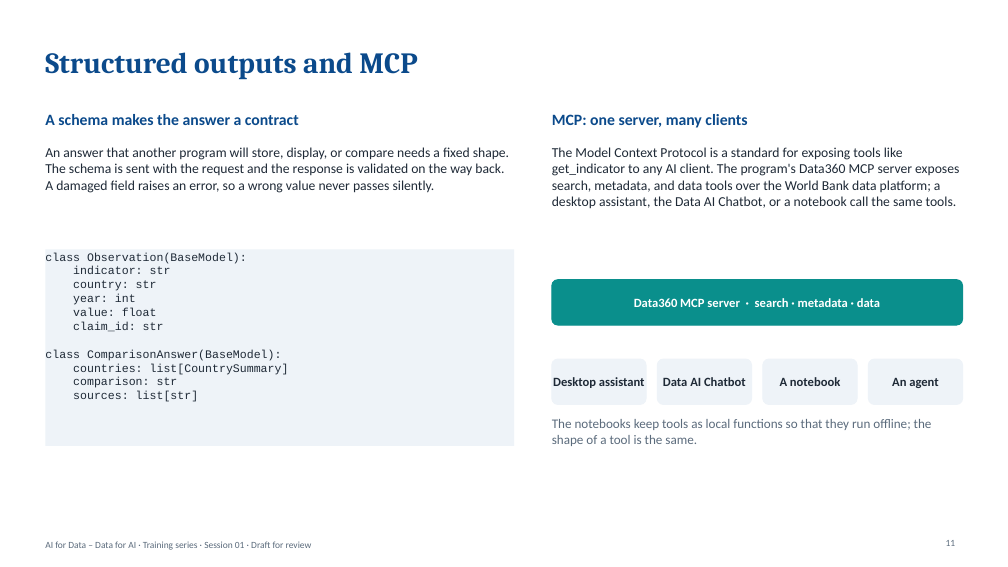
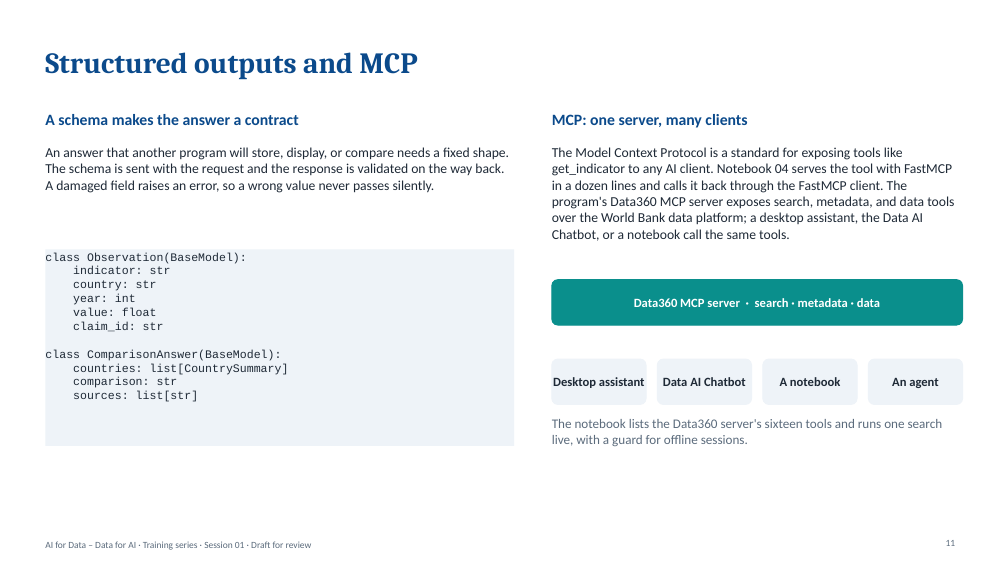
Before and after one commit to worldbank/ai4data, a slide deck: slide 11 of training/session-01-building-ai-applications/slides/deck.pptx. Drawn at 1008x567 pixels with LibreOffice and Linux fonts; fonts in the diff are those of the drawing. Boxes give left, top, right and bottom in pixels: in the first picture for what was removed or moved away, otherwise in the second. Text is boxed around its words. In the diff, an @@ line names an element or a change of style, - is before the commit and + after.

Commit message:
Session 01 rebuilt on popular libraries: LangChain for documents, splitting, embeddings, the vector store, prompts, tools, and structured output; LangGraph through create_agent for the agent loop with a recursion limit; FastMCP for the indicator server and client, with a live listing of the Data360 MCP server's tools; pcn-core for number verification; the shared module reduced to the data, a recorded-output chat model, and helpers; notebooks re-executed with no errors

```diff
--- a/training/session-01-building-ai-applications/slides/deck.pptx
+++ b/training/session-01-building-ai-applications/slides/deck.pptx
@@ text at <box>552,147,954,241</box>: text changed @@
-The Model Context Protocol is a standard for exposing tools like get_indicator to any AI client. The program's Data360 MCP server exposes search, metadata, and data tools over the World Bank data platform; a desktop assistant, the Data AI Chatbot, or a notebook call the same tools.
+The Model Context Protocol is a standard for exposing tools like get_indicator to any AI client. Notebook 04 serves the tool with FastMCP in a dozen lines and calls it back through the FastMCP client. The program's Data360 MCP server exposes search, metadata, and data tools over the World Bank data platform; a desktop assistant, the Data AI Chatbot, or a notebook call the same tools.
@@ text at <box>552,419,943,446</box>: text changed @@
-The notebooks keep tools as local functions so that they run offline; the shape of a tool is the same.
+The notebook lists the Data360 server's sixteen tools and runs one search live, with a guard for offline sessions.
```
Also in this commit, not shown: 5 other slides changed, 18 other files.
